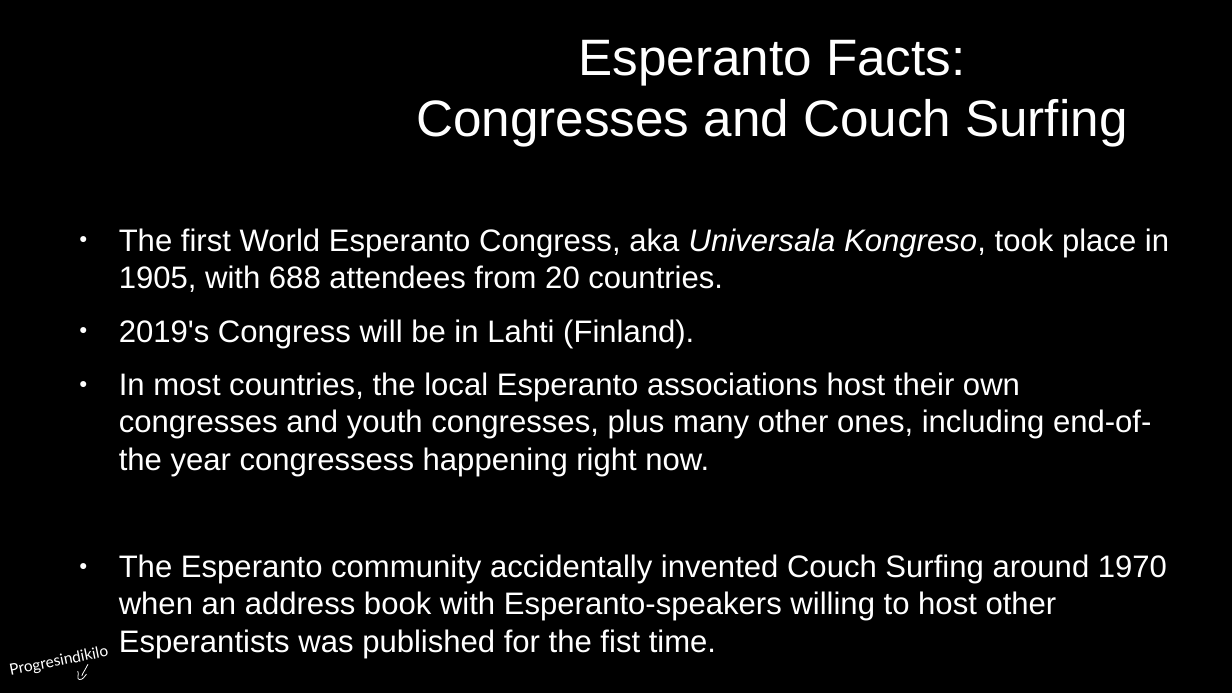
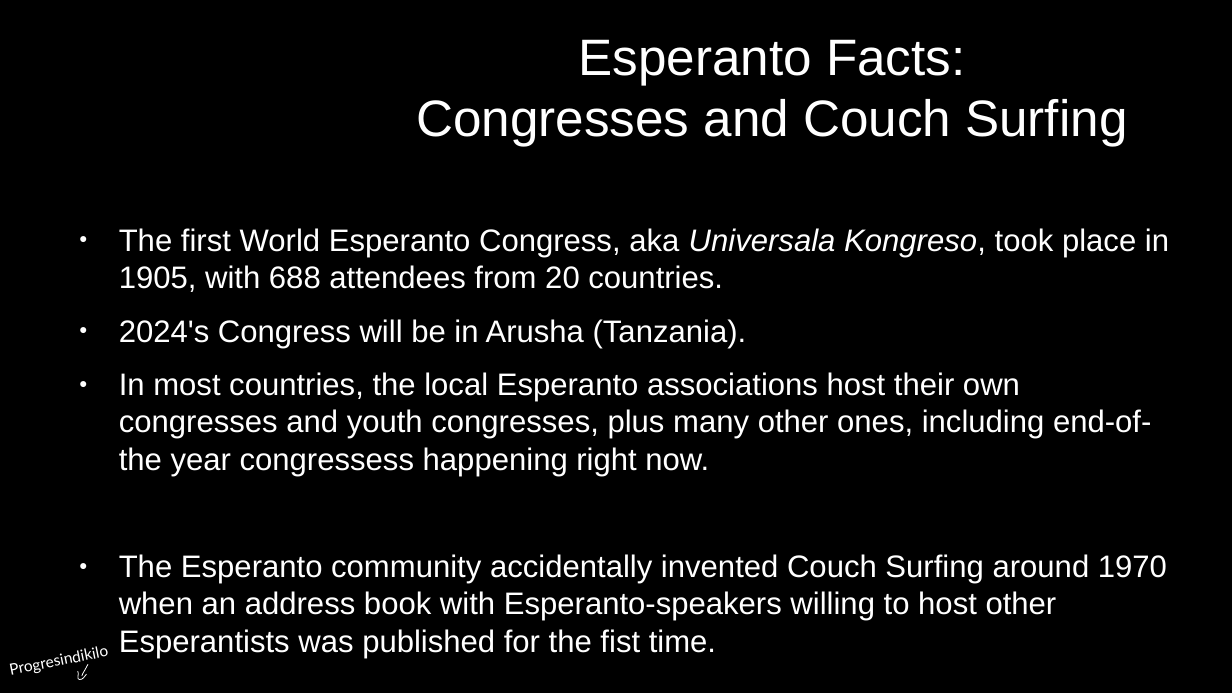
Before and after one commit to c3esperanto/c3-prezentajxo, a slide deck: slide 21 of Esperanto.odp. Drawn at 1232x693 pixels with LibreOffice and Linux fonts; fonts in the diff are those of the drawing; background and template pictures are left out. Boxes give left, top, right and bottom in pixels: in the first picture for what was removed or moved away, otherwise in the second. Text is boxed around its words. In the diff, an @@ line names an element or a change of style, - is before the commit and + after.

Commit message:
37c3a ODP

```diff
--- a/Esperanto.odp
+++ b/Esperanto.odp
@@ text at <box>119,319,747,348</box>: text changed @@
-● 2019's Congress will be in Lahti (Finland).
+● 2024's Congress will be in Arusha (Tanzania).
```
Also in this commit, not shown: 19 other slides changed.
